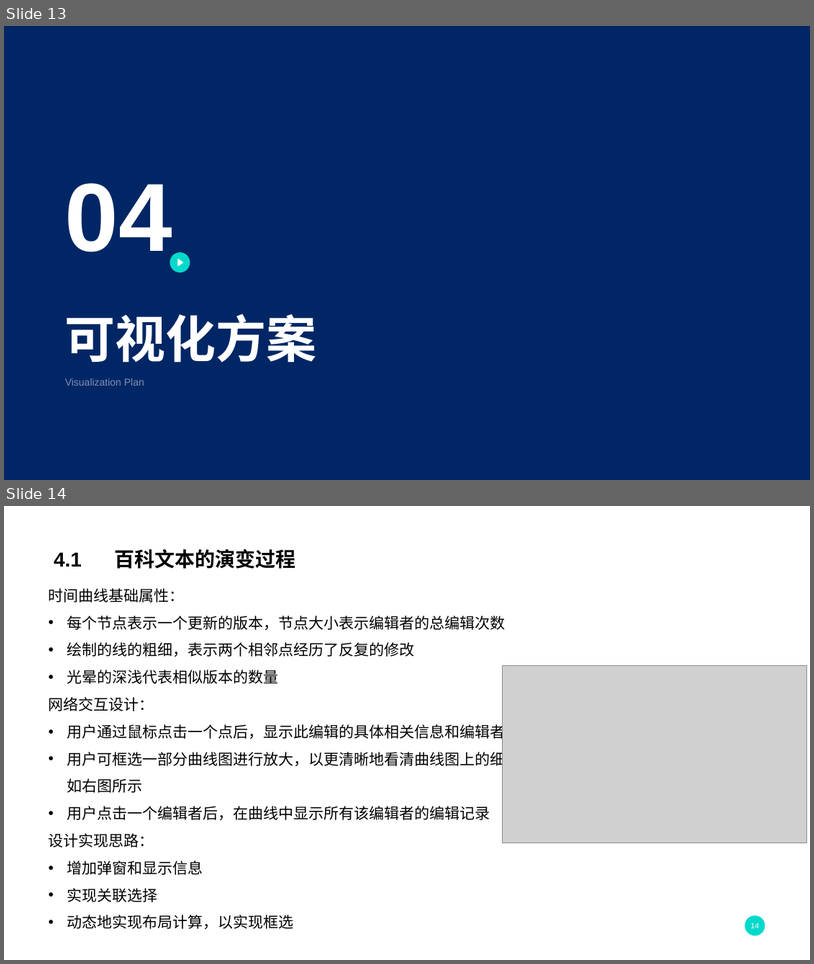
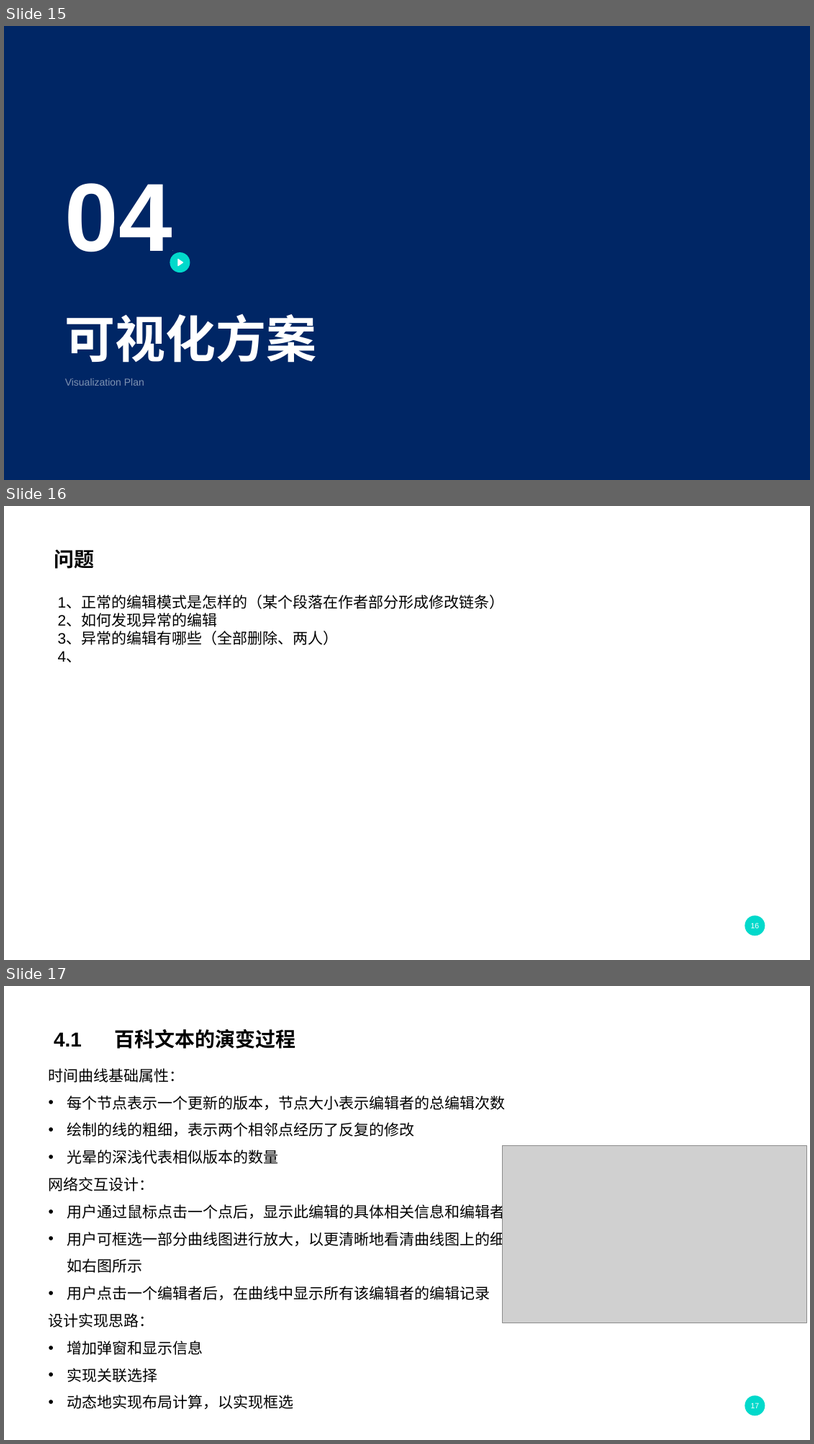
Before and after one commit to PKUzhuojiu/VIS_WIKI, a slide deck: 原设计/设计报告v2.pptx. Shown one above the other, each under a label of ours: slides 13 and 14 before the commit, slides 15, 16 and 17 after it. The pictures are 814x964 and 814x1444 pixels, drawn with LibreOffice and Linux fonts; fonts in the diff are those of the drawing; grey boxes stand for pictures; background and template pictures are left out. Boxes give left, top, right and bottom in pixels: in the first picture for what was removed or moved away, otherwise in the second. Text is boxed around its words. In the diff, an @@ line names an element or a change of style, - is before the commit and + after.

```diff
--- a/原设计/设计报告v2.pptx
+++ b/原设计/设计报告v2.pptx
@@ slide 16 added at [4, 506, 810, 960], background picture (left out); not listed: 1 template element that a slide beside it also shows @@
@@ title added at [54, 549, 94, 569], 24 pt, text #000000, bold @@
+问题
@@ text added at [58, 595, 505, 662], 18 pt, text #000000 @@
+1、正常的编辑模式是怎样的（某个段落在作者部分形成修改链条）
+2、如何发现异常的编辑
+3、异常的编辑有哪些（全部删除、两人）
+4、
@@ page number added at [751, 922, 760, 928], 9 pt, text #FFFFFF @@
+16
@@ what was slide 13 is now slide 15 @@
@@ what was slide 14 is now slide 17 @@
@@ page number at [751, 1402, 760, 1408]: text changed @@
-14
+17
```
Also in this commit, not shown: 2 other slides added, 2 other files.
